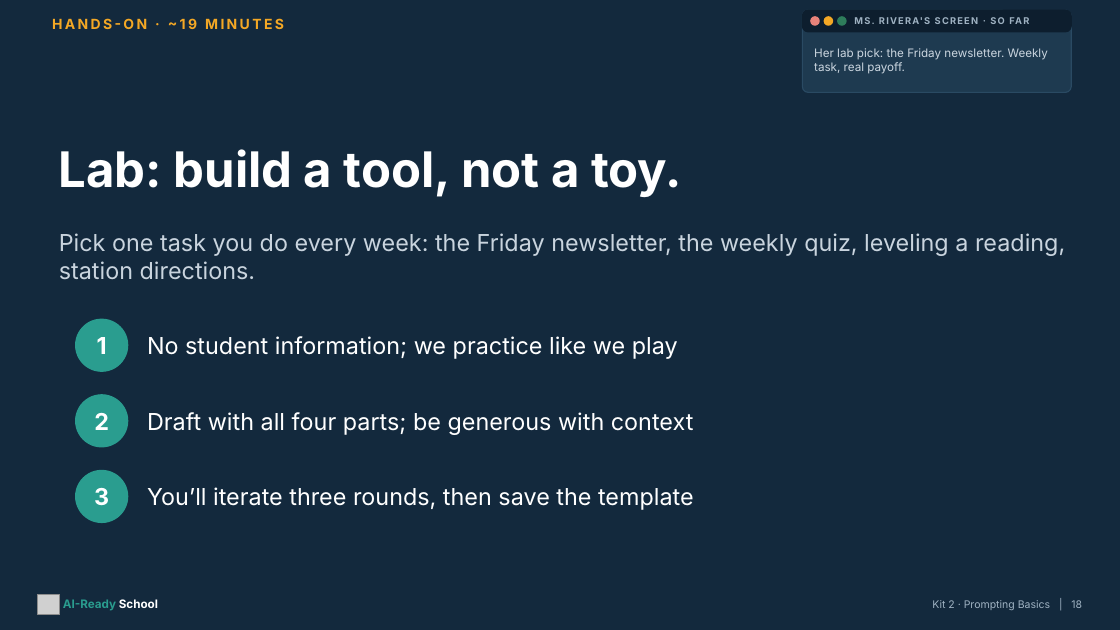
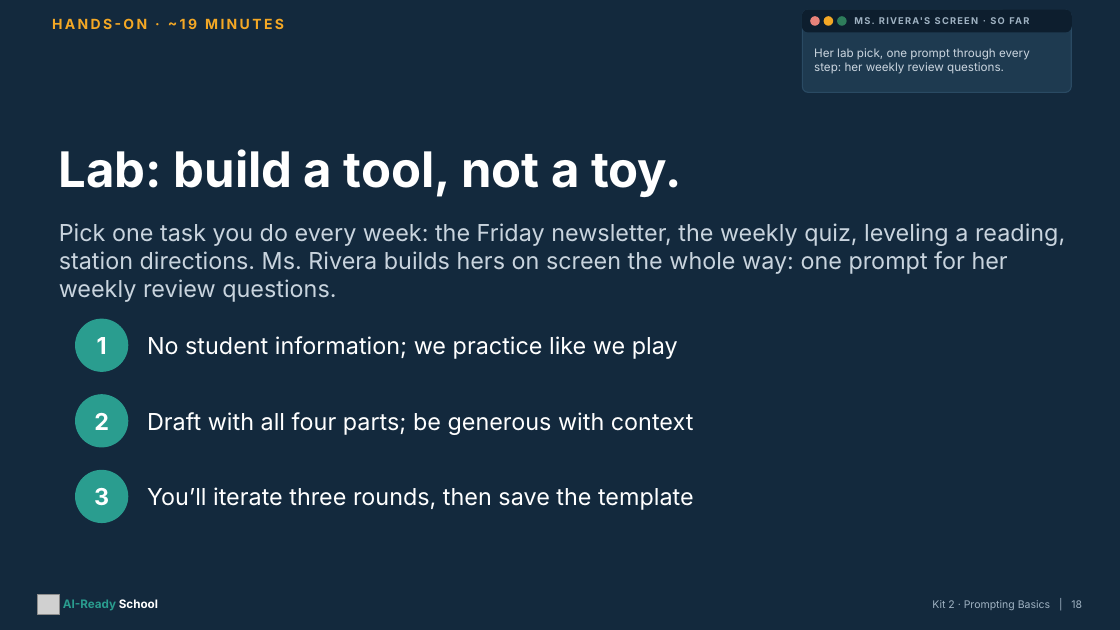
Before and after one commit to aspinozzi1/Ai-School-Ready, a slide deck: slide 18 of kits/kit02/Kit02_PresentationDeck.pptx. Drawn at 1120x630 pixels with LibreOffice and Linux fonts; fonts in the diff are those of the drawing; grey boxes stand for pictures. Boxes give left, top, right and bottom in pixels: in the first picture for what was removed or moved away, otherwise in the second. Text is boxed around its words. In the diff, an @@ line names an element or a change of style, - is before the commit and + after.

```diff
--- a/kits/kit02/Kit02_PresentationDeck.pptx
+++ b/kits/kit02/Kit02_PresentationDeck.pptx
@@ text at (x1=814, y1=48, x2=1030, y2=74): text changed @@
-Her lab pick: the Friday newsletter. Weekly task, real payoff.
+Her lab pick, one prompt through every step: her weekly review questions.
@@ text at (x1=59, y1=223, x2=1065, y2=302): text changed @@
-Pick one task you do every week: the Friday newsletter, the weekly quiz, leveling a reading, station directions.
+Pick one task you do every week: the Friday newsletter, the weekly quiz, leveling a reading, station directions. Ms. Rivera builds hers on screen the whole way: one prompt for her weekly review questions.
```
Also in this commit, not shown: 6 other slides changed, 23 other files.
